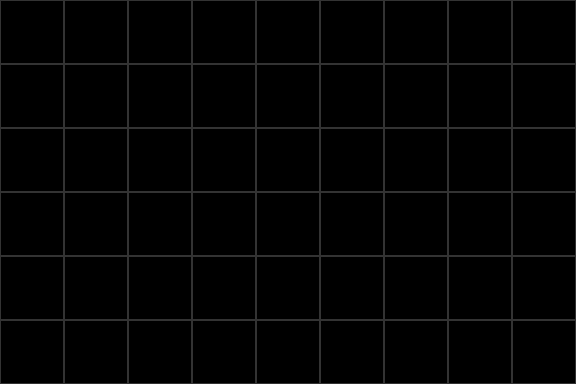
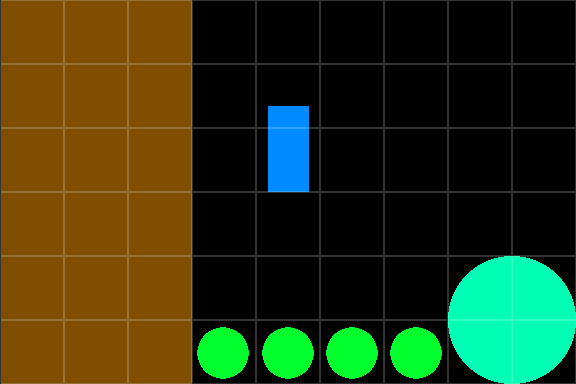
The second w=576, h=384 image is a revision of the first. Changes to its layers:
added layer "Layer 4" above "Layer 3 copy 4" over [268, 106, 309, 192]
added layer "Layer 3 copy 4" above "Layer 3" over [197, 327, 442, 379]
added layer "Layer 3" above "Layer 2" over [448, 256, 576, 384]
added layer "Layer 2" (50%) above "Layer 1" over [1, 0, 192, 384]
